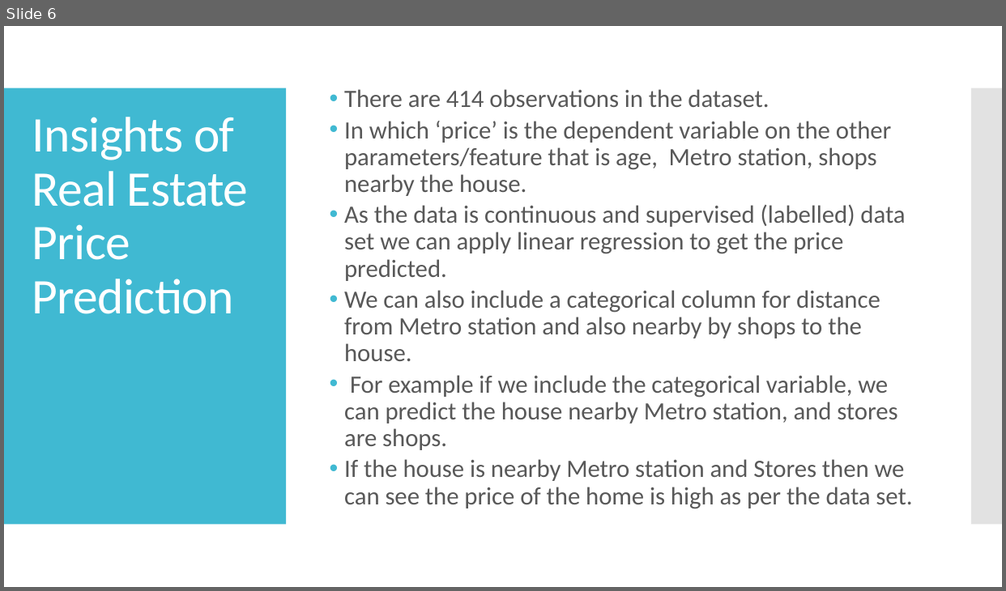
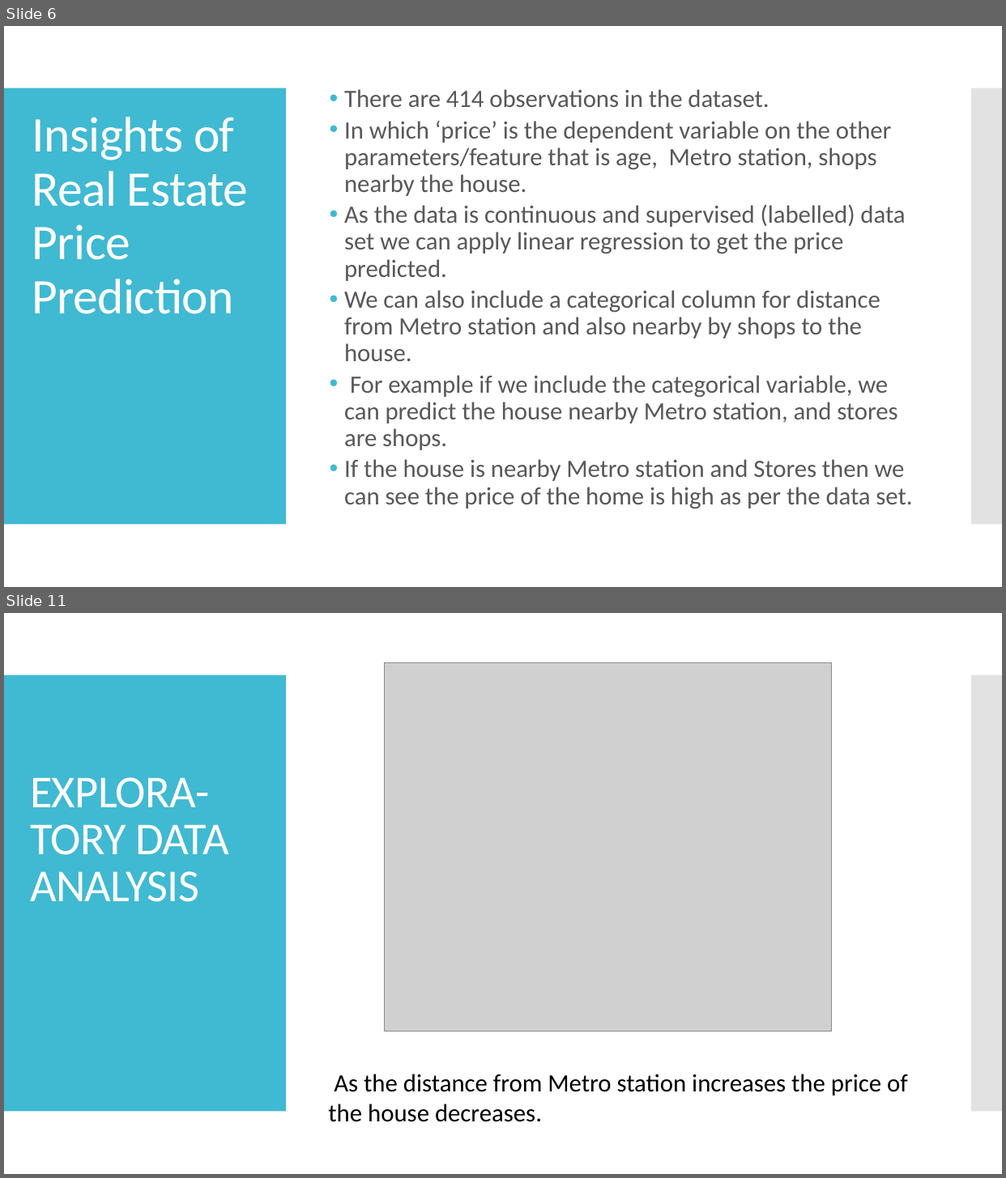
Before and after one commit to Nandan093/Projects, a slide deck: Real Estate price prediction.pptx. Shown one above the other, each under a label of ours: slide 6 before the commit, slides 6 and 11 after it; the slides between them are not shown. The pictures are 1006x591 and 1006x1178 pixels, drawn with LibreOffice and Linux fonts; fonts in the diff are those of the drawing; grey boxes stand for pictures. Boxes give left, top, right and bottom in pixels: in the first picture for what was removed or moved away, otherwise in the second. Text is boxed around its words. In the diff, an @@ line names an element or a change of style, - is before the commit and + after.

```diff
--- a/Real Estate price prediction.pptx
+++ b/Real Estate price prediction.pptx
@@ slide 11 added at bbox=[4, 613, 1002, 1174], background #FFFFFF; not listed: 2 template elements that a slide beside it also shows @@
@@ picture added at bbox=[385, 663, 831, 1032] @@
@@ text added at bbox=[30, 777, 229, 902], 44 pt, text #FFFFFF @@
+EXPLORA-TORY DATA ANALYSIS
@@ title added at bbox=[328, 1074, 908, 1122], 24 pt, text #000000 @@
+As the distance from Metro station increases the price of the house decreases.
```
Also in this commit, not shown: 1 slide changed, 11 other slides added.
